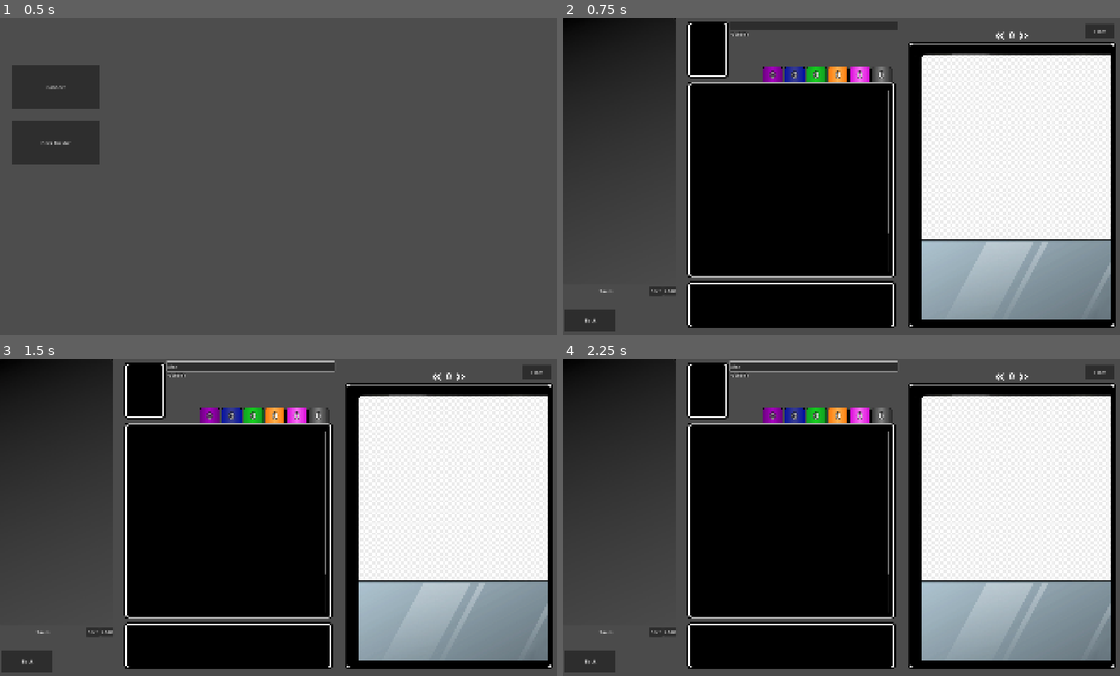
Above: before the commit, frames 1-4 (two rows, left to right).
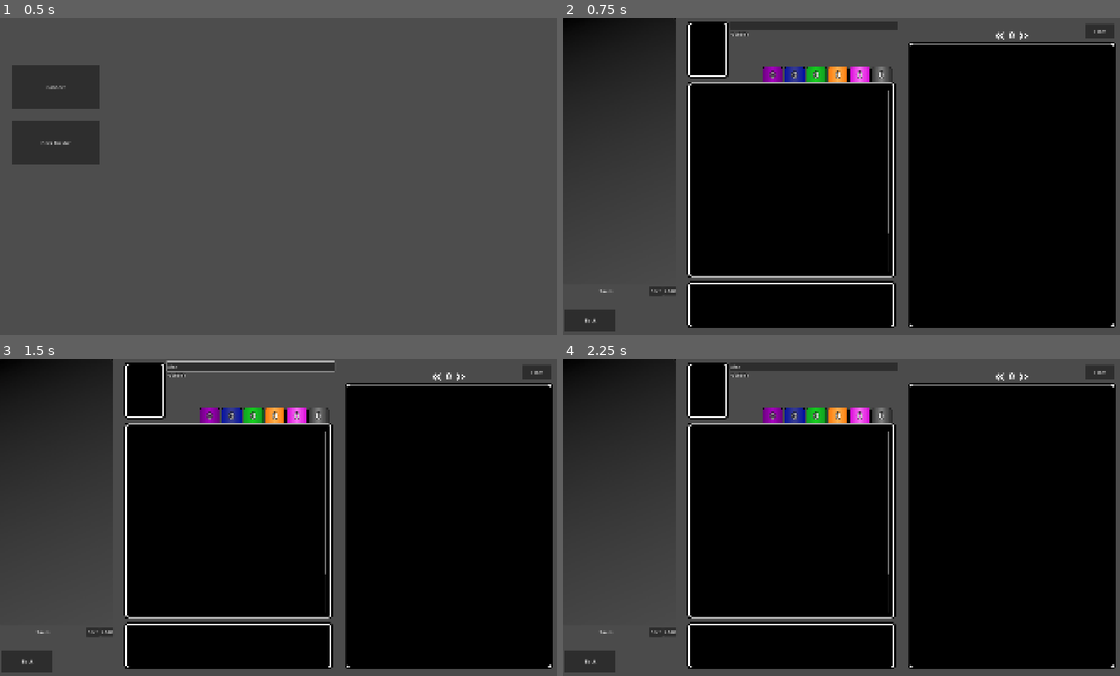
Above: after the commit, the same moments.

Repository: skavinger/UVS_Sim
Game: Godot game, scene res://GameObj/main.tscn
The game is run twice, just before and just after one commit, with the same random seed, the same clock (stepped at 60 frames per second) and the same inputs.
Inputs (mouse positions are in pixels of both pictures, inside the frame that each line leads up to):
- Up to frame 1 (0.5 s): no input
- Up to frame 2 (0.75 s): click "Deck Builder" at 0.5 s
- Up to frame 3 (1.5 s): click (250, 365) at 1.27 s; type "Alex" at 1.35 s
- Up to frame 4 (2.25 s): click (707, 390) at 2.02 s

Frame 1 is identical in both runs. In frame 2, 29% of the frame differs, in the area x 64-99%, y 11-96%; in frame 3, 29%; in frame 4, 29%, in the area x 29-99%, y 0-96%.
Error in both runs: Cannot call method 'get_directories' on a null value. (res://Scripts/card_data_base_handler.gd:7)

Commit message:
Minor bug fixes for card inspector

Diff:
--- a/GameObj/DeckBuilder.tscn
+++ b/GameObj/DeckBuilder.tscn
@@ -1,9 +1,7 @@
-[gd_scene load_steps=6 format=3 uid="uid://c8bvy6da0211j"]
+[gd_scene load_steps=4 format=3 uid="uid://c8bvy6da0211j"]
 
 [ext_resource type="Script" uid="uid://drsvr4jsox2rh" path="res://Scripts/deck_builder.gd" id="1_bjh7i"]
 [ext_resource type="Texture2D" uid="uid://17pbwe1fsdhb" path="res://Assets/DeakBuilderBackground.png" id="2_km7lk"]
-[ext_resource type="Texture2D" uid="uid://dnmhppe8t8ufx" path="res://Assets/no-name.png" id="3_iy3ux"]
-[ext_resource type="PackedScene" uid="uid://d0ogjgvd3et1c" path="res://GameObj/list_card.tscn" id="3_km7lk"]
 [ext_resource type="Texture2D" uid="uid://cd5c0o285r0ar" path="res://Assets/Arrows.png" id="5_k5e61"]
 
 [node name="Node2D" type="Node2D"]
@@ -22,10 +20,12 @@
 
 [node name="DeckDetails" type="Node2D" parent="."]
 
-[node name="Character" type="Sprite2D" parent="DeckDetails"]
-position = Vector2(493, 107)
+[node name="Character" type="TextureButton" parent="DeckDetails"]
+offset_left = 435.0
+offset_top = 25.0
+offset_right = 1185.0
+offset_bottom = 1075.0
 scale = Vector2(0.155, 0.155)
-texture = ExtResource("3_iy3ux")
 
 [node name="DeckName" type="LineEdit" parent="DeckDetails"]
 offset_left = 566.0
@@ -40,6 +40,9 @@
 offset_bottom = 66.0
 theme_override_constants/outline_size = 8
 text = "Godzilla"
+
+[node name="Timer" type="Timer" parent="DeckDetails"]
+wait_time = 0.5
 
 [node name="Cardcounts" type="Node2D" parent="."]
 
@@ -132,9 +135,6 @@
 layout_mode = 2
 columns = 10
 
-[node name="ListCard" parent="DecklistBox/ScrollContainer/GridContainer" instance=ExtResource("3_km7lk")]
-layout_mode = 2
-
 [node name="SideBoardList" type="Control" parent="."]
 layout_mode = 3
 anchors_preset = 0
@@ -154,9 +154,6 @@
 custom_minimum_size = Vector2(665, 120)
 layout_mode = 2
 columns = 10
-
-[node name="ListCard" parent="SideBoardList/ScrollContainer/GridContainer" instance=ExtResource("3_km7lk")]
-layout_mode = 2
 
 [node name="CardDatabaseList" type="Control" parent="."]
 custom_minimum_size = Vector2(665, 790)
@@ -179,9 +176,6 @@
 layout_mode = 2
 columns = 10
 
-[node name="ListCard" parent="CardDatabaseList/ScrollContainer/GridContainer" instance=ExtResource("3_km7lk")]
-layout_mode = 2
-
 [node name="Filter" type="Button" parent="."]
 offset_left = 1775.0
 offset_top = 20.0
@@ -260,6 +254,10 @@
 text = "Load"
 
 [connection signal="pressed" from="Back" to="." method="_on_back_pressed"]
+[connection signal="mouse_entered" from="DeckDetails/Character" to="." method="_on_character_mouse_entered"]
+[connection signal="mouse_exited" from="DeckDetails/Character" to="." method="_on_character_mouse_exited"]
+[connection signal="text_changed" from="DeckDetails/DeckName" to="." method="_on_deck_name_text_changed"]
+[connection signal="timeout" from="DeckDetails/Timer" to="." method="_on_timer_timeout"]
 [connection signal="pressed" from="PageBack" to="." method="_on_page_back_pressed"]
 [connection signal="pressed" from="PageForward" to="." method="_on_page_forward_pressed"]
 [connection signal="pressed" from="Save_Load/Save" to="." method="_on_save_pressed"]
--- a/Scripts/deck_builder.gd
+++ b/Scripts/deck_builder.gd
@@ -55,10 +55,10 @@
 	var sideBuilderList = $SideBoardList/ScrollContainer/GridContainer.get_children()
 	for i in range(deckBuilderList.size()):
 		$SideBoardList/ScrollContainer/GridContainer.remove_child(sideBuilderList[i])
-	$DeckDetails/Character.texture = null
+	$DeckDetails/Character.texture_normal = null
 
 	if decklist != null:
-		$DeckDetails/Character.texture = CardDatabase.get_card_art(decklist.character.cardID)
+		$DeckDetails/Character.texture_normal = CardDatabase.get_card_art(decklist.character.cardID)
 		$DeckDetails/CharacterName.text = CardDatabase.getCard(decklist.character.cardID).Name
 		$DeckDetails/DeckName.text = decklist.DeckName
 
@@ -166,10 +166,10 @@
 func connect_signals(cardObj):
 	cardObj.connect("hovered", populateInspector)
 
-func populateInspector(cardMeta):
-	if cardMeta != null:
-		$CardInspector/CardArt.texture = CardDatabase.get_card_art({"set": cardMeta.setName, "number": cardMeta.cardNumber})
-		genCardText(get_node("CardInspector/ScrollContainer/CardText"),cardMeta)
+func populateInspector(cardID):
+	if cardID != null:
+		$CardInspector/CardArt.texture = CardDatabase.get_card_art({"set": cardID.set, "number": cardID.number})
+		genCardText(get_node("CardInspector/ScrollContainer/CardText"),CardDatabase.getCard(cardID))
 
 func genCardText(textbox, card):
 	textbox.text = ""
@@ -207,7 +207,7 @@
 			textbox.append_text("[color=" + color + "]")
 		textbox.append_text(card.Keywords[i].Name)
 		if(card.Keywords[i].Rating != null):
-			textbox.append_text(" " + str(card.Keywords[i].Rating))
+			textbox.append_text(" " + str(int(card.Keywords[i].Rating)))
 		if(color != ""):
 			textbox.append_text("[/color]")
 		if(i + 1 != card.Keywords.size()):
@@ -288,3 +288,17 @@
 		var saveFile = FileAccess.open("user://Saves/" + fileName,FileAccess.WRITE)
 		saveFile.store_string(JSON.stringify($"../..".currentDeckList))
 		$Save_Load/Saves.get_popup().add_item(fileName)
+
+func _on_deck_name_text_changed(new_text: String) -> void:
+	$"../..".currentDeckList.DeckName = new_text
+
+
+func _on_character_mouse_entered() -> void:
+	$DeckDetails/Timer.start()
+
+func _on_character_mouse_exited() -> void:
+	$DeckDetails/Timer.stop()
+
+func _on_timer_timeout() -> void:
+	if $"../..".currentDeckList != null:
+		populateInspector($"../..".currentDeckList.character.cardID)
--- a/Scripts/list_card.gd
+++ b/Scripts/list_card.gd
@@ -15,4 +15,4 @@
 	$Timer.stop()
 
 func _on_timer_timeout() -> void:
-	emit_signal("hovered", cardMeta)
+	emit_signal("hovered", {"set": cardMeta.setName, "number": cardMeta.cardNumber})
